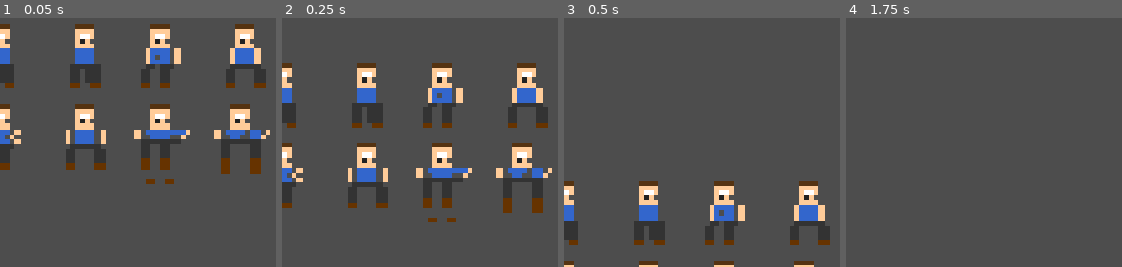
Above: before the commit, frames 1-4 (left to right).
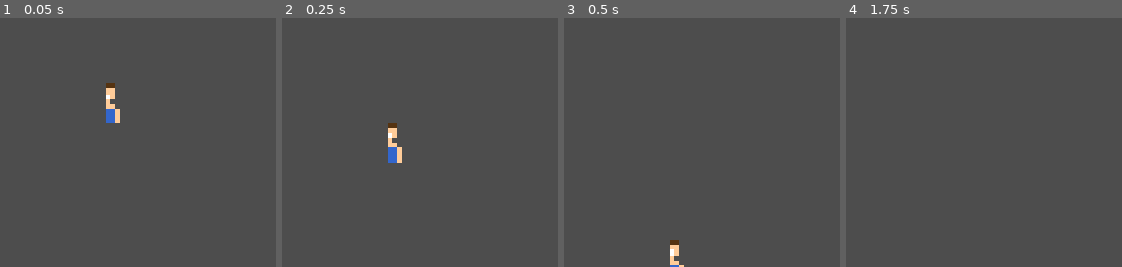
Above: after the commit, the same moments.

Repository: aiyimu/godot-2d-platformer-learning
Game: Godot game, scene res://scenes/levels/level_01.tscn
The game is run twice, just before and just after one commit, with the same random seed, the same clock (stepped at 60 frames per second) and the same inputs.
Inputs:
- Up to frame 1 (0.05 s): no input
- Up to frame 2 (0.25 s): no input
- Up to frame 3 (0.5 s): no input
- Up to frame 4 (1.75 s): hold Right (move_right) from 0.53 s (still down); tap Up (jump) at 0.6, 0.77, 1.07, 1.35, 1.52 s; tap Enter at 1.25 s

The runs differ from the first frame. In frame 1, 16% of the frame differs, in the area x 0-98%, y 2-67%; in frame 2, 16%; in frame 3, 8.1%; in frame 4, nothing differs.

Commit message:
feat: 完善角色动画资源

Diff:
--- a/scenes/player/player.tscn
+++ b/scenes/player/player.tscn
@@ -1,62 +1,94 @@
-[gd_scene load_steps=7 format=3 uid="uid://cm4ef1u2o05sb"]
+[gd_scene load_steps=12 format=3 uid="uid://cm4ef1u2o05sb"]
 
-[ext_resource type="Script" uid="uid://gk8nu6tyb1xx" path="res://scripts/player/player.gd" id="1_8afob"]
-[ext_resource type="Texture2D" path="res://assets/sprites/player/player_spritesheet.png" id="2_sprite"]
+[ext_resource type="Script" uid="uid://gk8nu6tyb1xx" path="res://scripts/player/player.gd" id="1_script"]
+[ext_resource type="Texture2D" uid="uid://bn46kcqjwa4yi" path="res://assets/sprites/player/player_spritesheet.png" id="2_sprite"]
 
 [sub_resource type="RectangleShape2D" id="RectangleShape2D_1"]
-extents = Vector2(6, 10)
+extents = Vector2(14, 15)
+
+[sub_resource type="AtlasTexture" id="AtlasTexture_idle_0"]
+atlas = ExtResource("2_sprite")
+region = Rect2(0, 0, 32, 32)
+
+[sub_resource type="AtlasTexture" id="AtlasTexture_idle_1"]
+atlas = ExtResource("2_sprite")
+region = Rect2(32, 0, 32, 32)
+
+[sub_resource type="AtlasTexture" id="AtlasTexture_run_0"]
+atlas = ExtResource("2_sprite")
+region = Rect2(64, 0, 32, 32)
+
+[sub_resource type="AtlasTexture" id="AtlasTexture_run_1"]
+atlas = ExtResource("2_sprite")
+region = Rect2(96, 0, 32, 32)
+
+[sub_resource type="AtlasTexture" id="AtlasTexture_run_2"]
+atlas = ExtResource("2_sprite")
+region = Rect2(128, 0, 32, 32)
+
+[sub_resource type="AtlasTexture" id="AtlasTexture_run_3"]
+atlas = ExtResource("2_sprite")
+region = Rect2(160, 0, 32, 32)
+
+[sub_resource type="AtlasTexture" id="AtlasTexture_jump"]
+atlas = ExtResource("2_sprite")
+region = Rect2(192, 0, 32, 32)
+
+[sub_resource type="AtlasTexture" id="AtlasTexture_fall"]
+atlas = ExtResource("2_sprite")
+region = Rect2(224, 0, 32, 32)
 
 [sub_resource type="SpriteFrames" id="SpriteFrames_1"]
 animations = [{
 "frames": [{
 "duration": 1.0,
-"texture": ExtResource("2_sprite")
+"texture": SubResource("AtlasTexture_idle_0")
 }, {
 "duration": 1.0,
-"texture": ExtResource("2_sprite")
+"texture": SubResource("AtlasTexture_idle_1")
 }],
 "loop": true,
 "name": &"idle",
-"speed": 4.0
-}, {
-"frames": [{
-"duration": 1.0,
-"texture": ExtResource("2_sprite")
-}, {
-"duration": 1.0,
-"texture": ExtResource("2_sprite")
-}, {
-"duration": 1.0,
-"texture": ExtResource("2_sprite")
-}, {
-"duration": 1.0,
-"texture": ExtResource("2_sprite")
-}],
-"loop": true,
-"name": &"run",
 "speed": 8.0
 }, {
 "frames": [{
 "duration": 1.0,
-"texture": ExtResource("2_sprite")
+"texture": SubResource("AtlasTexture_run_0")
+}, {
+"duration": 1.0,
+"texture": SubResource("AtlasTexture_run_1")
+}, {
+"duration": 1.0,
+"texture": SubResource("AtlasTexture_run_2")
+}, {
+"duration": 1.0,
+"texture": SubResource("AtlasTexture_run_3")
+}],
+"loop": true,
+"name": &"run",
+"speed": 10.0
+}, {
+"frames": [{
+"duration": 1.0,
+"texture": SubResource("AtlasTexture_jump")
 }],
 "loop": false,
 "name": &"jump",
-"speed": 1.0
+"speed": 5.0
 }, {
 "frames": [{
 "duration": 1.0,
-"texture": ExtResource("2_sprite")
+"texture": SubResource("AtlasTexture_fall")
 }],
 "loop": false,
 "name": &"fall",
-"speed": 1.0
+"speed": 5.0
 }]
 
 [node name="Player" type="CharacterBody2D"]
 collision_layer = 1
 collision_mask = 2
-script = ExtResource("1_8afob")
+script = ExtResource("1_script")
 
 [node name="CollisionShape2D" type="CollisionShape2D" parent="."]
 shape = SubResource("RectangleShape2D_1")
Not shown, added: scripts/levels/level_01.gd.uid
